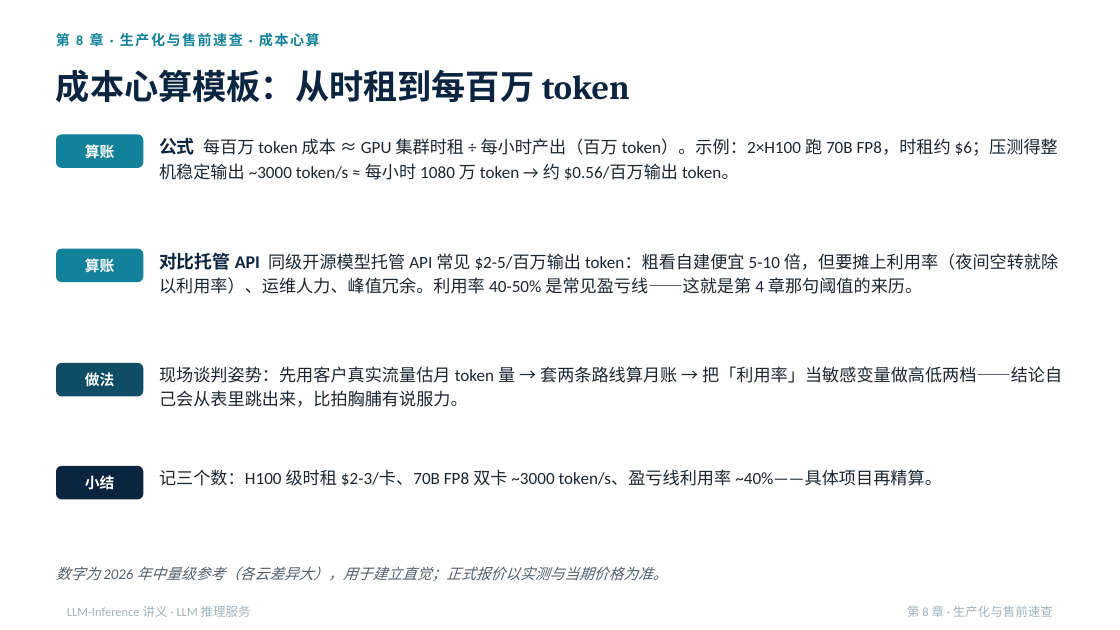
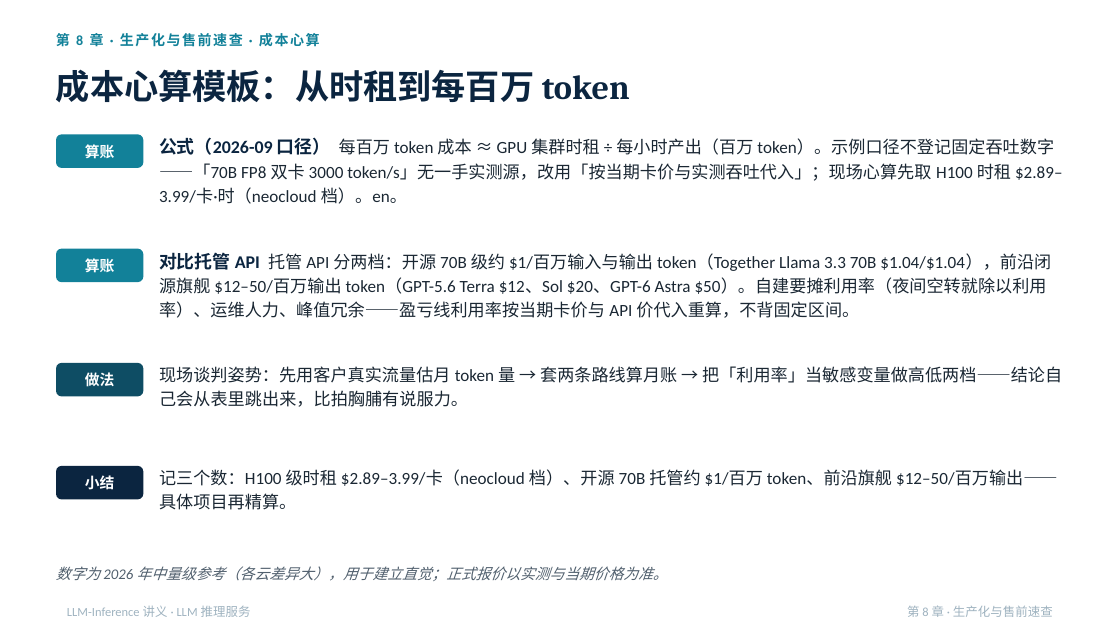
Before and after one commit to jasonlijiaxiang/ai-knowledge-base, a slide deck: slide 86 of PPT-version/LLM-Inference/LLM-Inference-讲义.pptx. Drawn at 1120x630 pixels with LibreOffice and Linux fonts; fonts in the diff are those of the drawing. Boxes give left, top, right and bottom in pixels: in the first picture for what was removed or moved away, otherwise in the second. Text is boxed around its words. In the diff, an @@ line names an element or a change of style, - is before the commit and + after.

```diff
--- a/PPT-version/LLM-Inference/LLM-Inference-讲义.pptx
+++ b/PPT-version/LLM-Inference/LLM-Inference-讲义.pptx
@@ text at box(159, 137, 1063, 204): text changed @@
-公式 每百万 token 成本 ≈ GPU 集群时租 ÷ 每小时产出（百万 token）。示例：2×H100 跑 70B FP8，时租约 $6；压测得整机稳定输出 ~3000 token/s ≈ 每小时 1080 万 token → 约 $0.56/百万输出 token。
+公式（2026-09 口径） 每百万 token 成本 ≈ GPU 集群时租 ÷ 每小时产出（百万 token）。示例口径不登记固定吞吐数字——「70B FP8 双卡 3000 token/s」无一手实测源，改用「按当期卡价与实测吞吐代入」；现场心算先取 H100 时租 $2.89–3.99/卡·时（neocloud 档）。en。
@@ text at box(159, 252, 1051, 318): text changed @@
-对比托管 API 同级开源模型托管 API 常见 $2-5/百万输出 token：粗看自建便宜 5-10 倍，但要摊上利用率（夜间空转就除以利用率）、运维人力、峰值冗余。利用率 40-50% 是常见盈亏线——这就是第 4 章那句阈值的来历。
+对比托管 API 托管 API 分两档：开源 70B 级约 $1/百万输入与输出 token（Together Llama 3.3 70B $1.04/$1.04），前沿闭源旗舰 $12–50/百万输出 token（GPT-5.6 Terra $12、Sol $20、GPT-6 Astra $50）。自建要摊利用率（夜间空转就除以利用率）、运维人力、峰值冗余——盈亏线利用率按当期卡价与 API 价代入重算，不背固定区间。
@@ text at box(159, 469, 1057, 510): text changed @@
-记三个数：H100 级时租 $2-3/卡、70B FP8 双卡 ~3000 token/s、盈亏线利用率 ~40%——具体项目再精算。
+记三个数：H100 级时租 $2.89–3.99/卡（neocloud 档）、开源 70B 托管约 $1/百万 token、前沿旗舰 $12–50/百万输出——具体项目再精算。
```
Also in this commit, not shown: 2 other slides changed, 55 other files.
